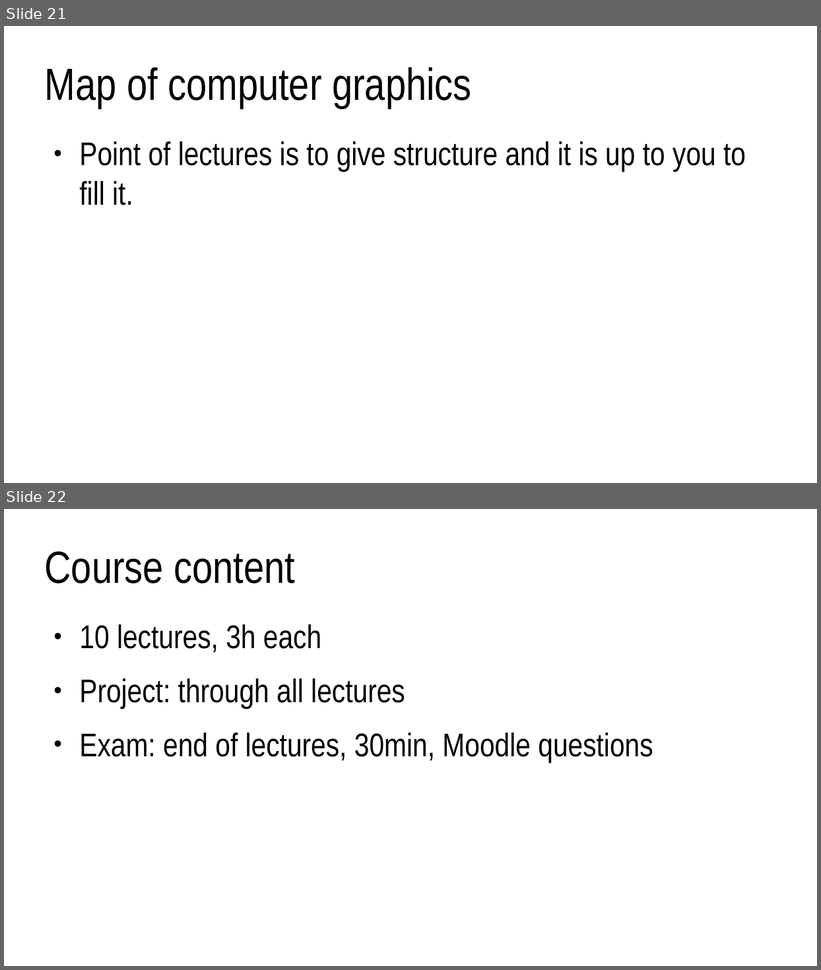
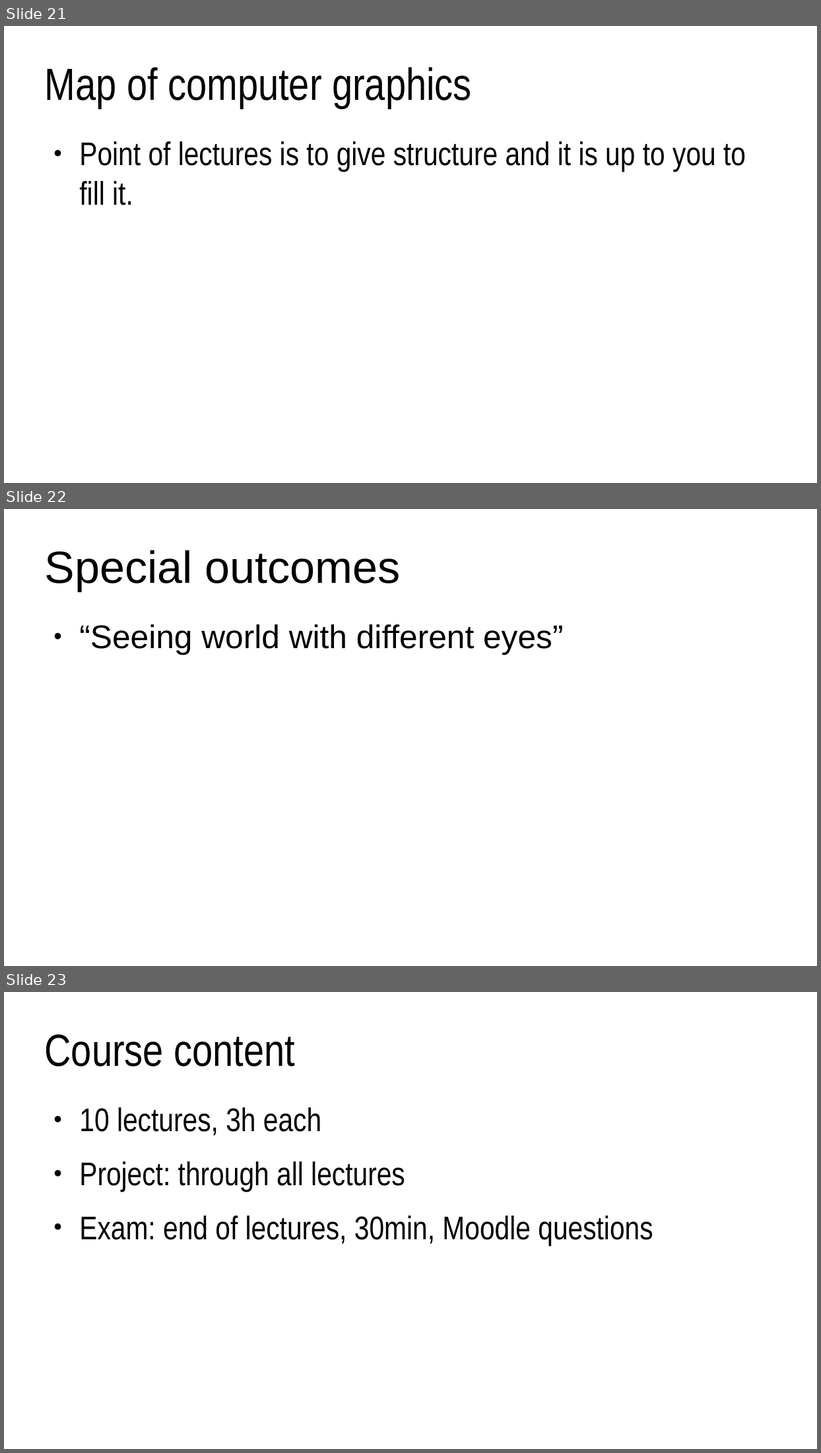
Before and after one commit to lorentzo/IntroductionToComputerGraphics, a slide deck: lectures/1_introduction/introduction.odp. Shown one above the other, each under a label of ours: slides 21 and 22 before the commit, slides 21, 22 and 23 after it. The pictures are 821x970 and 821x1453 pixels, drawn with LibreOffice and Linux fonts; fonts in the diff are those of the drawing. Boxes give left, top, right and bottom in pixels: in the first picture for what was removed or moved away, otherwise in the second. Text is boxed around its words. In the diff, an @@ line names an element or a change of style, - is before the commit and + after.

```diff
--- a/lectures/1_introduction/introduction.odp
+++ b/lectures/1_introduction/introduction.odp
@@ slide 22 added at [4,509,817,966], background #FFFFFF @@
@@ title added at [45,550,400,591], 44 pt, text #000000 @@
+Special outcomes
@@ text added at [79,625,563,655], 32 pt, text #000000 @@
+● “Seeing world with different eyes”
@@ what was slide 22 is now slide 23 @@
```
Also in this commit, not shown: 1 slide changed, 2 other files.
